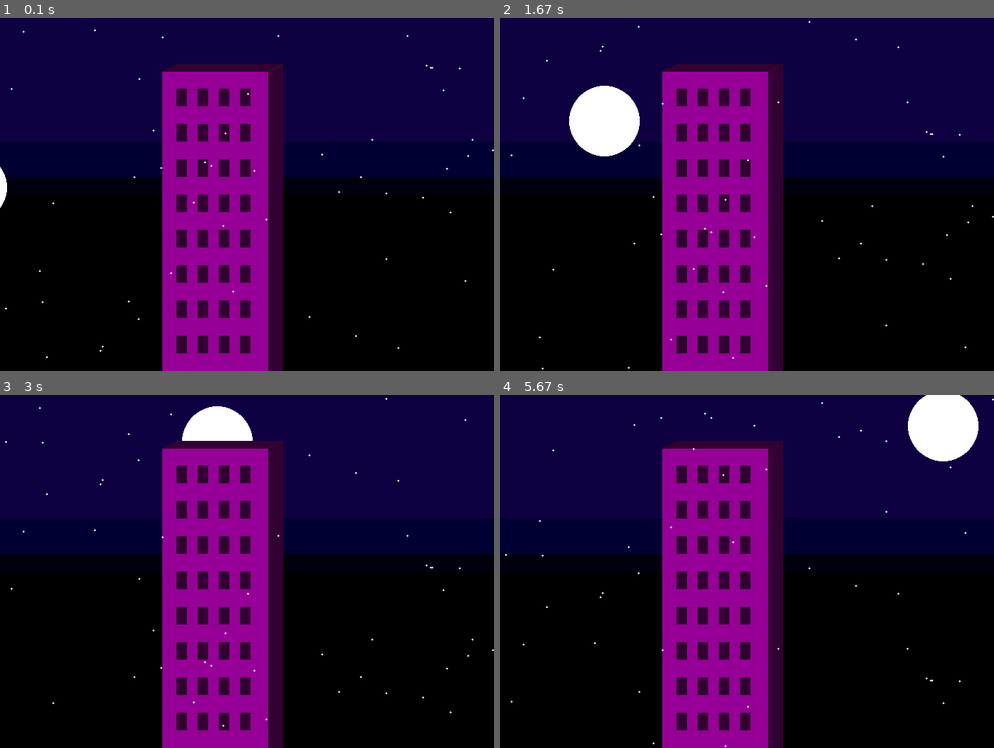
Above: before the commit, frames 1-4 (two rows, left to right).
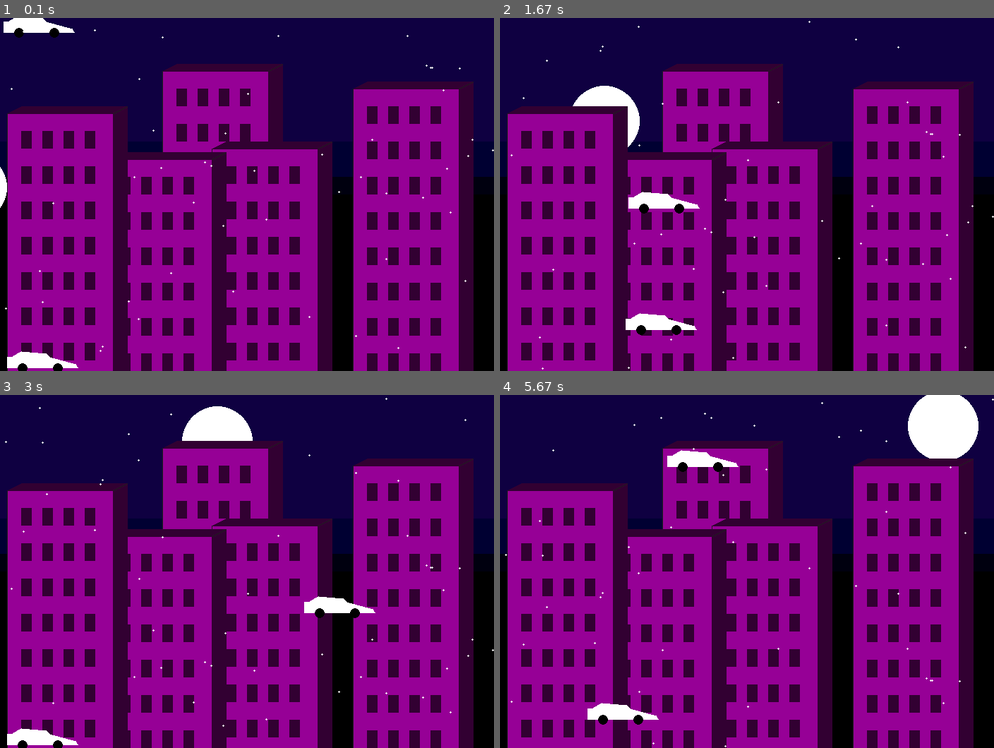
Above: after the commit, the same moments.

Repository: israelguardado44/Practice_codes
Game: pygame game, started from Program_games_with_python_and_pygame/2015_0827_2224_r.1.2_pygame_intro_to_graphics.py
Same seed, same stepped clock (60 frames per second), same inputs: the game is played once before the commit and once after it.
Inputs (mouse positions are in pixels of both pictures, inside the frame that each line leads up to):
- Up to frame 1 (0.1 s): no input
- Up to frame 2 (1.67 s): hold Right 0.33-0.8 s; move the mouse to (727, 208) at 0.37 s; hold Up 0.83-1.13 s; move the mouse to (905, 183) at 0.87 s; hold Right 1.17-1.63 s; move the mouse to (628, 198) at 1.2 s
- Up to frame 3 (3 s): hold Left 1.67-2.2 s; move the mouse to (93, 518) at 1.7 s; hold Down 2.23-2.53 s; move the mouse to (321, 447) at 2.27 s; hold Left 2.57-2.97 s; move the mouse to (306, 603) at 2.6 s
- Up to frame 4 (5.67 s): hold Up 3-3.37 s; move the mouse to (756, 451) at 3.03 s; hold Right 3.4-4.03 s; move the mouse to (569, 560) at 3.43 s; hold Down 4.07-4.43 s; move the mouse to (751, 610) at 4.1 s; hold Left 4.47-4.93 s; move the mouse to (732, 511) at 4.5 s; hold Right 4.97-5.43 s; move the mouse to (875, 627) at 5 s; hold Up from 5.47 s (still down); move the mouse to (667, 455) at 5.5 s

The runs differ from the first frame. In frame 1, 57% of the frame differs, in the area x 0-96%, y 0-100%; in frame 2, 56%; in frame 3, 56%; in frame 4, 57%, in the area x 1-96%, y 15-100%.

Commit message:
remaned directory and placed all pygame files into Program_games with python and pygame dir

Diff:
--- a/2015_0827_2224_r.1.2_pygame_intro_to_graphics.py
+++ /dev/null
@@ -1,89 +0,0 @@
-##create a picture using pygame
-import pygame
-import random
-pygame.init()
-
-WHITE = (255, 255, 255)
-BLACK = (0, 0, 0)
-GREEN = (0, 255, 255)
-BLUE = (0, 0, 255)
-RED = (255, 0, 255)
-YELLOW = (248, 255, 0)
-PURPLE = (150, 0, 150)
-BLACK_PURPLE = (50, 0, 50)
-BLACK_GRAY = (30, 30, 30)
-BLUE_PURPLE = (15, 0, 65)
-BLACK_BLUE = (0, 0, 50)
-BLACK_BIT_O_BLUE = (0, 0, 15)
-
-pi = 3.14159265359
-size = (700, 500)
-screen = pygame.display.set_mode(size)
-pygame.display.set_caption("Israel's Awesome Game")
-moon_x = -100
-moon_y = 195
-x_change = 2
-y_change = -1
-rain = []
-for i in range(50):
-    rain_x = random.randrange(0, 700)
-    rain_y = random.randrange(0, 500)
-    rain.append([rain_x, rain_y])
-
-
-done = False
-
-clock = pygame.time.Clock()
-
-while not done:
-    for event in pygame.event.get():
-        if event.type == pygame.QUIT:
-            done = True
-
-    screen.fill(BLACK)
-
-    #draw background
-    pygame.draw.rect(screen, BLUE_PURPLE, [0, 0, 700, 200])
-    pygame.draw.rect(screen, BLACK_BLUE, [0, 175, 700, 75])
-    pygame.draw.rect(screen, BLACK_BIT_O_BLUE, [0, 225, 700, 25])
-
-    #draw the moon
-    pygame.draw.ellipse(screen, WHITE, [moon_x, moon_y, 100, 100])
-    if moon_x >= 700:
-        moon_x = -100
-        moon_y = 195
-        y_change *= -1
-    else:
-        moon_x += x_change
-    if moon_y <= -75:
-        y_change *= -1
-    moon_y += y_change
-
-    #draw main building
-    pygame.draw.rect(screen, PURPLE, [230,75, 150, 425])
-    pygame.draw.polygon(screen, BLACK_PURPLE, [[250, 65], [230, 75], [380, 75], [400, 65]])
-    pygame.draw.polygon(screen, BLACK_PURPLE, [[400,65], [380, 75], [380, 500], [400, 500]])
-    pygame.draw.line(screen, BLACK_GRAY, [380,75], [400, 65], 1)
-
-    #draw windows
-    window_colum = 250
-    window_row = 100
-    for i in range(0, 400, 50):
-        for i in range(0, 120, 30):
-            pygame.draw.rect(screen, BLACK_PURPLE, [window_colum + i, window_row, 15, 25])
-        window_row += 50
-
-    #draw and animate the rain
-    for item in rain:
-        if item[1] > 500:
-            item[1] = random.randrange(-20, -5)
-        pygame.draw.ellipse(screen, WHITE, [item[0], item[1], 3, 3])
-        item[1] += 1
-
-
-    pygame.display.flip()
-
-    clock.tick(60)
-
-
-pygame.quit()
--- a/2015_0820_2335_r.1.2_pygame_labs.py
+++ b/Program_games_with_python_and_pygame/2015_0820_2335_r.1.2_pygame_labs.py
@@ -1,4 +1,6 @@
 import pygame
+import random
+
 def get_celcius():
     fh_temp = float(input("Enter temperature in Fahrenheit: "))
     celcius = (fh_temp - 32) * (5/9)
@@ -176,3 +178,56 @@
             current_room = next_room
 
 ##print (the_dungen())
+
+def min(a,b,c):
+    x = a - b
+    if x >= 0:
+        if b < c:
+            return b
+        else:
+            return c
+    elif a < c:
+        return a
+    else:
+        return c
+##print (min(-4,-1007,-3))
+
+def box(h, w):
+    for i in range(h):
+        for n in range(w):
+            print ('*', end='')
+        print ()
+##print(box(3,2))
+
+def find(lst, key):
+    for i in range(len(lst)):
+        if lst[i] == key:
+            print (i)
+super_lst = [36,31,79, 96, 36, 91, 77, 33, 19, 3, 34, 12, 70, 12, 54, 98, 86, 11, 17, 17]
+##print (find(lst, 12))
+
+def create_list(x):
+    lst = []
+    for i in range(x):
+        y = random.randrange(1,x + 1)
+        lst.append(y)
+    return lst
+##print (create_list(5))
+
+def count_list(lst, n):
+    count = 0
+    for item in lst:
+        if item == n:
+            count += 1
+    return count
+##print (count_list(super_lst, 17))
+
+def average_list(lst):
+    count = 0
+    total = 0
+    for item in lst:
+        count += 1
+        total += item
+    average = total / item
+    return average
+##print (average_list(super_lst))
--- /dev/null
+++ b/Program_games_with_python_and_pygame/2015_0827_2224_r.1.2_pygame_intro_to_graphics.py
@@ -0,0 +1,146 @@
+##create a picture using pygame
+import pygame
+import random
+pygame.init()
+
+WHITE = (255, 255, 255)
+BLACK = (0, 0, 0)
+GREEN = (0, 255, 255)
+BLUE = (0, 0, 255)
+RED = (255, 0, 255)
+YELLOW = (248, 255, 0)
+PURPLE = (150, 0, 150)
+BLACK_PURPLE = (50, 0, 50)
+BLACK_GRAY = (30, 30, 30)
+BLUE_PURPLE = (15, 0, 65)
+BLACK_BLUE = (0, 0, 50)
+BLACK_BIT_O_BLUE = (0, 0, 15)
+
+pi = 3.14159265359
+size = (700, 500)
+screen = pygame.display.set_mode(size)
+pygame.display.set_caption("Israel's Awesome Game")
+moon_x = -100
+moon_y = 195
+x_change = 2
+y_change = -1
+rain = []
+for i in range(50):
+    rain_x = random.randrange(0, 700)
+    rain_y = random.randrange(0, 500)
+    rain.append([rain_x, rain_y])
+
+def draw_building(screen, x, y):
+    pygame.draw.rect(screen, PURPLE, [x, y, 150, 425]) #front
+    pygame.draw.polygon(screen, BLACK_PURPLE, [[x + 20, y - 10], [x, y], [x + 150, y], [x + 170, y - 10]]) #roof
+    pygame.draw.polygon(screen, BLACK_PURPLE, [[x + 170, y - 10], [x + 150, y], [x + 150, y + 425], [x + 170,  y + 425]]) #side
+    pygame.draw.line(screen, BLACK_GRAY, [x + 150, y], [x + 170,  y - 10], 1) #right diagonal
+    pygame.draw.line(screen, BLACK_GRAY, [x, y], [x,  y + 450], 1)
+    window_colum = x + 20
+    window_row =  y + 25
+    for i in range(0, 400, 50):
+        for i in range(0, 120, 30):
+            pygame.draw.rect(screen, BLACK_PURPLE, [window_colum + i, window_row, 15, 25])
+        window_row += 50
+
+def draw_car(screen, x, y):
+    pygame.draw.polygon(screen, WHITE, [[x, y], [x, y + 15],[x + 100, y + 15], [ x + 97, y + 10], [x + 60, y], [x + 55, y - 5],[x + 20, y - 8], [x + 8, y - 1], [x, y]])
+    pygame.draw.ellipse(screen, BLACK, [x + 15, y + 9, 14, 14])
+    pygame.draw.ellipse(screen, BLACK, [x + 65, y + 9, 14, 14])
+
+joystick_count = pygame.joystick.get_count()
+if joystick_count == 0:
+    print ("Error, I didn't find any joystick.")
+else:
+    my_joystick = pygame.joystick.Joystick(0)
+    my_joystick.init()
+x_speed = 0
+y_speed = 0
+x_coord = 10
+y_coord = 480
+done = False
+
+clock = pygame.time.Clock()
+
+while not done:
+    for event in pygame.event.get():
+        if event.type == pygame.QUIT:
+            done = True
+        if event.type == pygame.KEYDOWN:
+            if event.key == pygame.K_LEFT:
+                x_speed = -3
+            if event.key == pygame.K_RIGHT:
+                x_speed = 3
+            if event.key == pygame.K_UP:
+                y_speed = -3
+            if event.key == pygame.K_DOWN:
+                y_speed = 3
+        if event.type == pygame.KEYUP:
+            if event.key == pygame.K_LEFT:
+                x_speed = 0
+            if event.key == pygame.K_RIGHT:
+                x_speed = 0
+            if event.key == pygame.K_UP:
+                y_speed = 0
+            if event.key == pygame.K_DOWN:
+                y_speed = 0
+
+
+    if joystick_count != 0:
+        horiz_axis_pos = my_joystick.get_axis(0)
+        vert_axis_pos = my_joystick.get_axis(1)
+
+        x_coord = x_coord + int(horiz_axis_pos * 10)
+        y_coord = y_coord + int(vert_axis_pos * 10)
+
+    x_coord += x_speed
+    y_coord += y_speed
+
+    pos = pygame.mouse.get_pos()
+
+    screen.fill(BLACK)
+
+    #draw background
+    pygame.draw.rect(screen, BLUE_PURPLE, [0, 0, 700, 200])
+    pygame.draw.rect(screen, BLACK_BLUE, [0, 175, 700, 75])
+    pygame.draw.rect(screen, BLACK_BIT_O_BLUE, [0, 225, 700, 25])
+
+    #draw the moon
+    pygame.draw.ellipse(screen, WHITE, [moon_x, moon_y, 100, 100])
+    if moon_x >= 700:
+        moon_x = -100
+        moon_y = 195
+        y_change *= -1
+    else:
+        moon_x += x_change
+    if moon_y <= -75:
+        y_change *= -1
+    moon_y += y_change
+
+
+    ##draw main building
+    draw_building(screen, 230,75)
+    draw_building(screen, 300, 185)
+    draw_building(screen, 150, 200)
+    draw_building(screen, 10, 135)
+    draw_building(screen, 500, 100)
+
+    #draw car
+    draw_car(screen, pos[0], pos[1])
+    draw_car(screen, x_coord, y_coord)
+
+
+    #draw and animate the rain
+    for item in rain:
+        if item[1] > 500:
+            item[1] = random.randrange(-20, -5)
+        pygame.draw.ellipse(screen, WHITE, [item[0], item[1], 3, 3])
+        item[1] += 1
+
+
+    pygame.display.flip()
+
+    clock.tick(60)
+
+
+pygame.quit()
Renamed: 2015_0825_2046_r.1.2_pygame_camel.py -> Program_games_with_python_and_pygame/2015_0825_2046_r.1.2_pygame_camel.py
